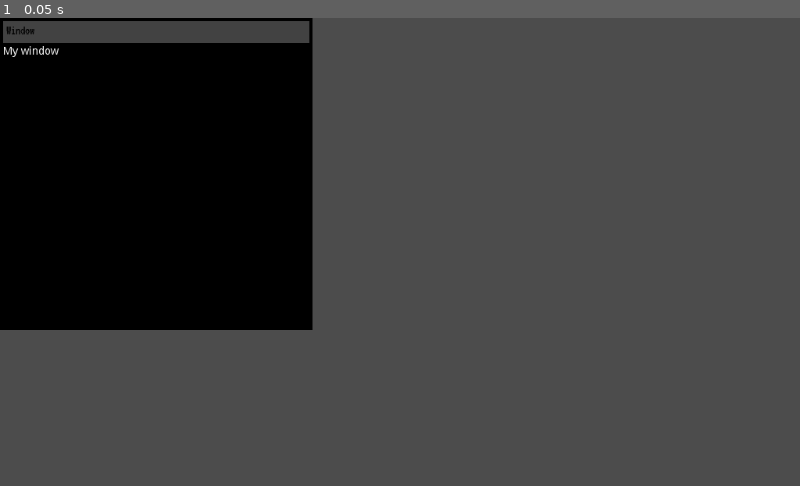
Above: before the commit, frame 1.
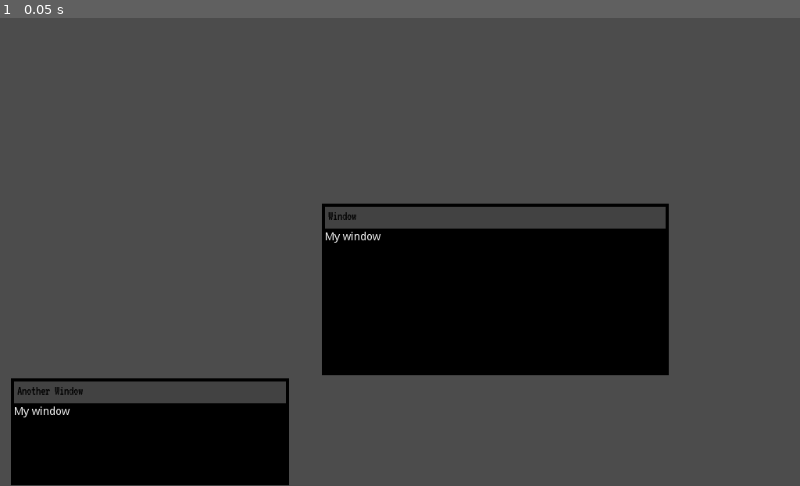
Above: after the commit, the same moment.

Repository: Lunatic-Games/egress
Game: Godot game, scene res://game.tscn
Two runs of this game, one before a commit and one after it. Both use one fixed random seed, a clock stepped at 60 frames per second and the inputs below.
Inputs:
- Up to frame 1 (0.05 s): no input

The runs differ from the first frame. In frame 1, 45% of the frame differs, in the area x 0-84%, y 0-100%.

Commit message:
Fixed content position

Diff:
--- a/game.tscn
+++ b/game.tscn
@@ -9,7 +9,17 @@
 script = ExtResource( 1 )
 
 [node name="ExampleWindow" parent="WindowController" instance=ExtResource( 2 )]
-margin_right = 400.0
-margin_bottom = 400.0
+margin_left = 14.2897
+margin_top = 462.234
+margin_right = 370.29
+margin_bottom = 599.234
+win_name = "Another Window"
+source_path = "res://windows/example_win/example.tscn"
+
+[node name="ExampleWindow2" parent="WindowController" instance=ExtResource( 2 )]
+margin_left = 412.0
+margin_top = 238.0
+margin_right = 856.0
+margin_bottom = 458.0
 win_name = "Window"
 source_path = "res://windows/example_win/example.tscn"
--- a/windows/window_base.tscn
+++ b/windows/window_base.tscn
@@ -7,6 +7,8 @@
 font_data = ExtResource( 2 )
 
 [node name="Window" type="ColorRect"]
+anchor_right = 1.0
+anchor_bottom = 1.0
 color = Color( 0, 0, 0, 1 )
 script = ExtResource( 1 )
 __meta__ = {
@@ -14,16 +16,16 @@
 }
 
 [node name="WindowBar" type="ColorRect" parent="."]
-margin_right = 40.0
-margin_bottom = 40.0
+anchor_right = 1.0
+margin_bottom = 41.0
 color = Color( 0.262745, 0.262745, 0.262745, 1 )
 __meta__ = {
 "_edit_use_anchors_": false
 }
 
 [node name="WindowName" type="RichTextLabel" parent="."]
-margin_right = 40.0
-margin_bottom = 40.0
+anchor_right = 1.0
+margin_bottom = 41.0
 custom_fonts/normal_font = SubResource( 1 )
 custom_colors/default_color = Color( 0, 0, 0, 1 )
 text = "window name"
@@ -32,5 +34,9 @@
 "_edit_use_anchors_": false
 }
 
-[node name="Content" type="CanvasLayer" parent="."]
-layer = 2
+[node name="Content" type="Control" parent="."]
+margin_right = 1024.0
+margin_bottom = 600.0
+__meta__ = {
+"_edit_use_anchors_": false
+}
--- /dev/null
+++ b/windows/window_controller.tscn
@@ -0,0 +1,16 @@
+[gd_scene load_steps=3 format=2]
+
+[ext_resource path="res://windows/window_base.tscn" type="PackedScene" id=1]
+[ext_resource path="res://windows/window_controller.gd" type="Script" id=3]
+
+[node name="WindowController" type="Control"]
+anchor_right = 1.0
+anchor_bottom = 1.0
+script = ExtResource( 3 )
+__meta__ = {
+"_edit_use_anchors_": false
+}
+
+[node name="Example" parent="." instance=ExtResource( 1 )]
+margin_right = -669.0
+margin_bottom = -341.0
